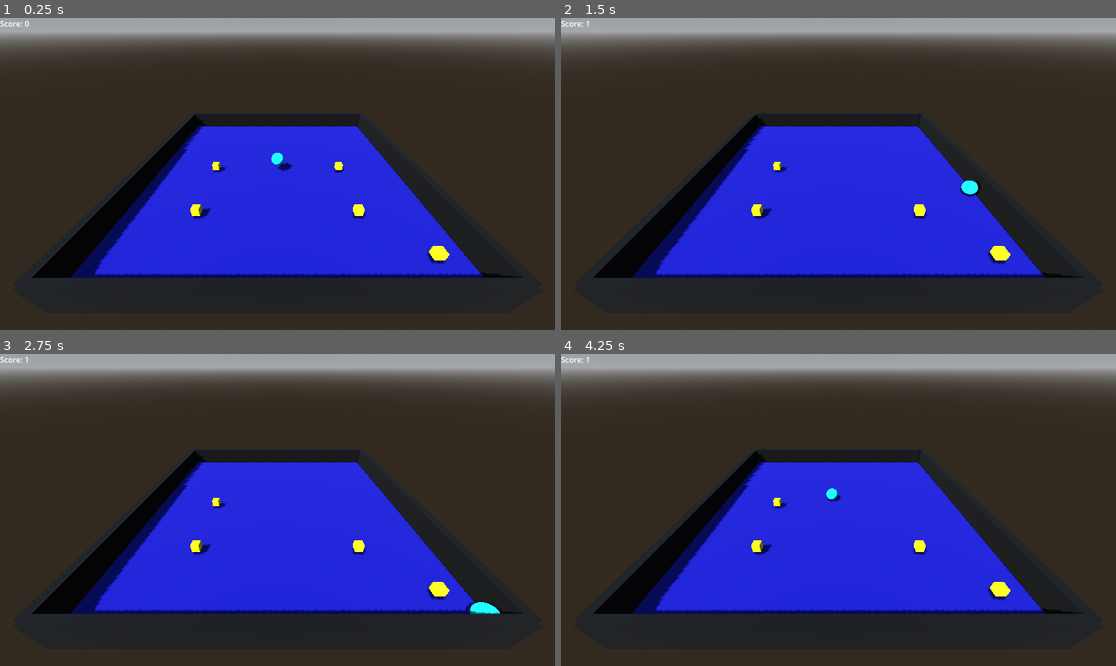
Above: before the commit, frames 1-4 (two rows, left to right).
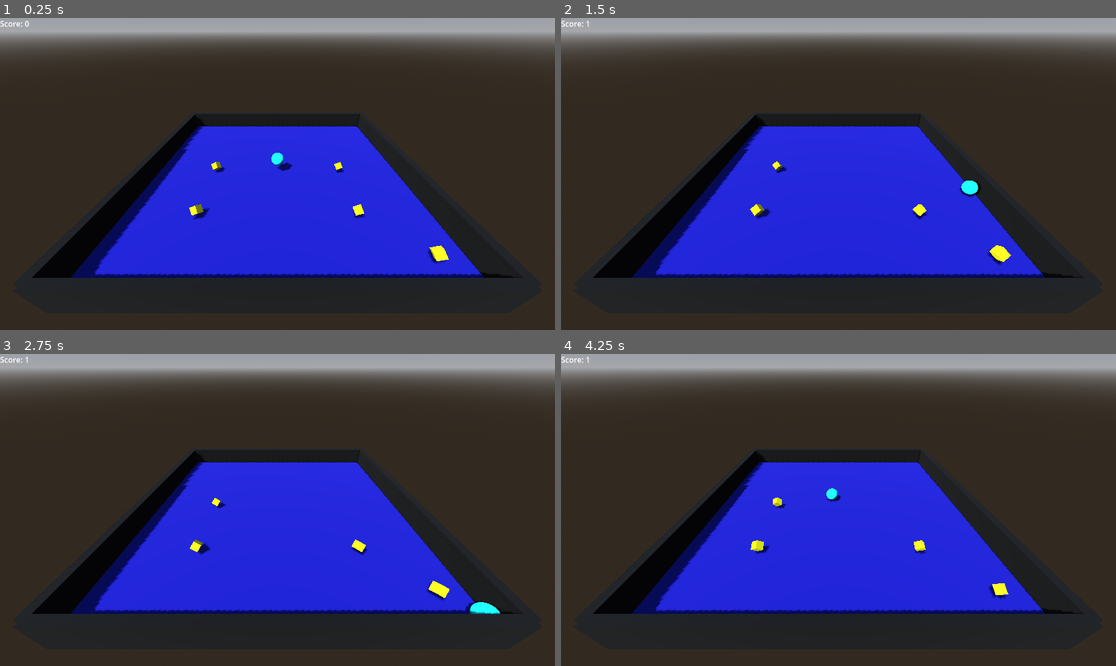
Above: after the commit, the same moments.

Repository: UltraBDF/rollABall
Game: Godot game, scene res://main.tscn
The game is run twice, just before and just after one commit, with the same random seed, the same clock (stepped at 60 frames per second) and the same inputs.
Inputs:
- Up to frame 1 (0.25 s): no input
- Up to frame 2 (1.5 s): hold Right (ui_right) 0.53-1.28 s; hold Down (ui_down) from 1.28 s (still down)
- Up to frame 3 (2.75 s): release Down (ui_down) at 2.03 s; hold Right (ui_right) from 2.03 s (still down)
- Up to frame 4 (4.25 s): release Right (ui_right) at 2.78 s; hold Up (ui_up) 2.78-3.53 s; hold Left (ui_left) from 3.53 s (still down)

The runs differ from the first frame. In frame 1, 0.2% of the frame differs, in the area x 34-81%, y 46-80%; in frame 2, 0.2%; in frame 3, 0.2%; in frame 4, 0.3%, in the area x 34-81%, y 45-80%.

Commit message:
rotate collectible + clear code + clear comments

Diff:
--- a/rollaball/camera_3d.gd
+++ b/rollaball/camera_3d.gd
@@ -1,7 +1,6 @@
 # camera_follow.gd
 extends Camera3D
 
-# Une référence au noeud du joueur. @export permet de le glisser-déposer depuis l'éditeur.
 @export var target: Node3D
 
 # La distance entre la caméra et le joueur.
--- a/rollaball/character_body_3d.gd
+++ b/rollaball/character_body_3d.gd
@@ -1,12 +1,9 @@
 extends CharacterBody3D
 
-# Vitesse de déplacement du joueur, @export permet de la modifier dans l'Inspecteur.
+# Vitesse de déplacement du joueur
 @export var speed = 14.0
-# Puissance du saut (non utilisé dans ce tuto, mais bon à savoir).
-@export var jump_velocity = 4.5
 
 # Obtenir la gravité définie dans les paramètres du projet.
-# Note : C'est ici que l'erreur se trouvait, le mot "public" a été retiré.
 var gravity = ProjectSettings.get_setting("physics/3d/default_gravity")
 
 func _physics_process(delta):
@@ -15,7 +12,6 @@
 		velocity.y -= gravity * delta
 
 	# Récupérer les entrées du clavier (flèches directionnelles ou ZQSD).
-	# Godot les configure par défaut dans Projet -> Paramètres du projet -> Input Map.
 	var input_dir = Input.get_vector("ui_left", "ui_right", "ui_up", "ui_down")
 
 	# Calculer la direction du mouvement dans l'espace 3D basé sur la vue de la caméra.
@@ -30,5 +26,5 @@
 		velocity.x = move_toward(velocity.x, 0, speed)
 		velocity.z = move_toward(velocity.z, 0, speed)
 
-	# Appliquer le vecteur de mouvement au corps du personnage. C'est la fonction qui déplace le joueur.
+	# Appliquer le vecteur de mouvement au corps du personnage.
 	move_and_slide()
--- a/rollaball/collectible.gd
+++ b/rollaball/collectible.gd
@@ -1,9 +1,22 @@
 # collectible.gd
 extends Area3D
 
+# Signal qui sera émis lorsque l'objet est collecté.
 signal collected
 
+@export var rotation_speed = 2.0
+
+func _process(delta):
+	rotate_y(rotation_speed * delta)
+
+
+# C'est la fonction qui est appelée AUTOMATIQUEMENT par Godot
+# quand un corps physique (comme notre joueur) entre dans l'Area3D.
 func _on_body_entered(body):
+	# On vérifie que le corps qui est entré est bien le joueur.
 	if body.is_in_group("player"):
+		# On envoie le signal "collected" pour alerter la scène principale.
 		emit_signal("collected")
+
+		# On demande à l'objet de se supprimer de la scène.
 		queue_free()
--- a/rollaball/collectible.tscn
+++ b/rollaball/collectible.tscn
@@ -16,6 +16,7 @@
 script = ExtResource("1_vos56")
 
 [node name="MeshInstance3D" type="MeshInstance3D" parent="."]
+transform = Transform3D(0.707107, -0.707107, 0, 0.5, 0.5, -0.707107, 0.5, 0.5, 0.707107, 0, 0, 0)
 mesh = SubResource("BoxMesh_im1lw")
 
 [node name="CollisionShape3D" type="CollisionShape3D" parent="."]
--- a/rollaball/main.gd
+++ b/rollaball/main.gd
@@ -1,46 +1,20 @@
 # main.gd
 extends Node3D
 
-# 1. Une variable pour stocker le score actuel. Elle commence à 0.
 var score = 0
 
-# 2. Une variable "exportée" pour faire le lien avec notre Label.
-# @export permet de voir et de modifier cette variable directement dans l'éditeur Godot.
-# C'est comme une "prise" publique où l'on viendra brancher notre nœud Label.
 @export var score_label: Label
 
-# 3. Cette fonction est appelée une seule fois au démarrage du jeu.
 func _ready():
 	# On s'assure que le score est bien affiché à "Score: 0" au début.
 	update_score_display()
 
-# 4. C'est la fonction qui sera DÉCLENCHÉE par les objets collectés.
-# Elle sera exécutée à chaque fois qu'un collectible enverra le signal "collected".
 func _on_collectible_collected():
 	score += 1 # On augmente le score de 1.
 	update_score_display() # On appelle notre autre fonction pour rafraîchir le texte.
 
-# 5. Une fonction juste pour mettre à jour le texte du Label.
-# On la met à part pour ne pas répéter le code.
 func update_score_display():
 	# On vérifie si notre "prise" score_label est bien branchée à quelque chose.
 	if score_label:
 		# On met à jour la propriété "text" du Label.
-		# str(score) convertit notre nombre (ex: 5) en chaîne de caractères ("5").
 		score_label.text = "Score: " + str(score)
-
-
-func _on_collectible_2_collected() -> void:
-	pass # Replace with function body.
-
-
-func _on_collectible_3_collected() -> void:
-	pass # Replace with function body.
-
-
-func _on_collectible_4_collected() -> void:
-	pass # Replace with function body.
-
-
-func _on_collectible_5_collected() -> void:
-	pass # Replace with function body.
--- a/rollaball/main.tscn
+++ b/rollaball/main.tscn
@@ -59,11 +59,7 @@
 transform = Transform3D(1, 0, 0, 0, 1, 0, 0, 0, 1, 8, 1, 8)
 
 [connection signal="collected" from="Collectible" to="." method="_on_collectible_collected"]
-[connection signal="collected" from="Collectible2" to="." method="_on_collectible_2_collected"]
 [connection signal="collected" from="Collectible2" to="." method="_on_collectible_collected"]
 [connection signal="collected" from="Collectible3" to="." method="_on_collectible_collected"]
-[connection signal="collected" from="Collectible3" to="." method="_on_collectible_3_collected"]
 [connection signal="collected" from="Collectible4" to="." method="_on_collectible_collected"]
-[connection signal="collected" from="Collectible4" to="." method="_on_collectible_4_collected"]
-[connection signal="collected" from="Collectible5" to="." method="_on_collectible_5_collected"]
 [connection signal="collected" from="Collectible5" to="." method="_on_collectible_collected"]
--- a/rollaball/mesh_instance_3d.gd
+++ /dev/null
@@ -1,11 +0,0 @@
-extends MeshInstance3D
-
-
-# Called when the node enters the scene tree for the first time.
-func _ready() -> void:
-	pass # Replace with function body.
-
-
-# Called every frame. 'delta' is the elapsed time since the previous frame.
-func _process(delta: float) -> void:
-	pass
